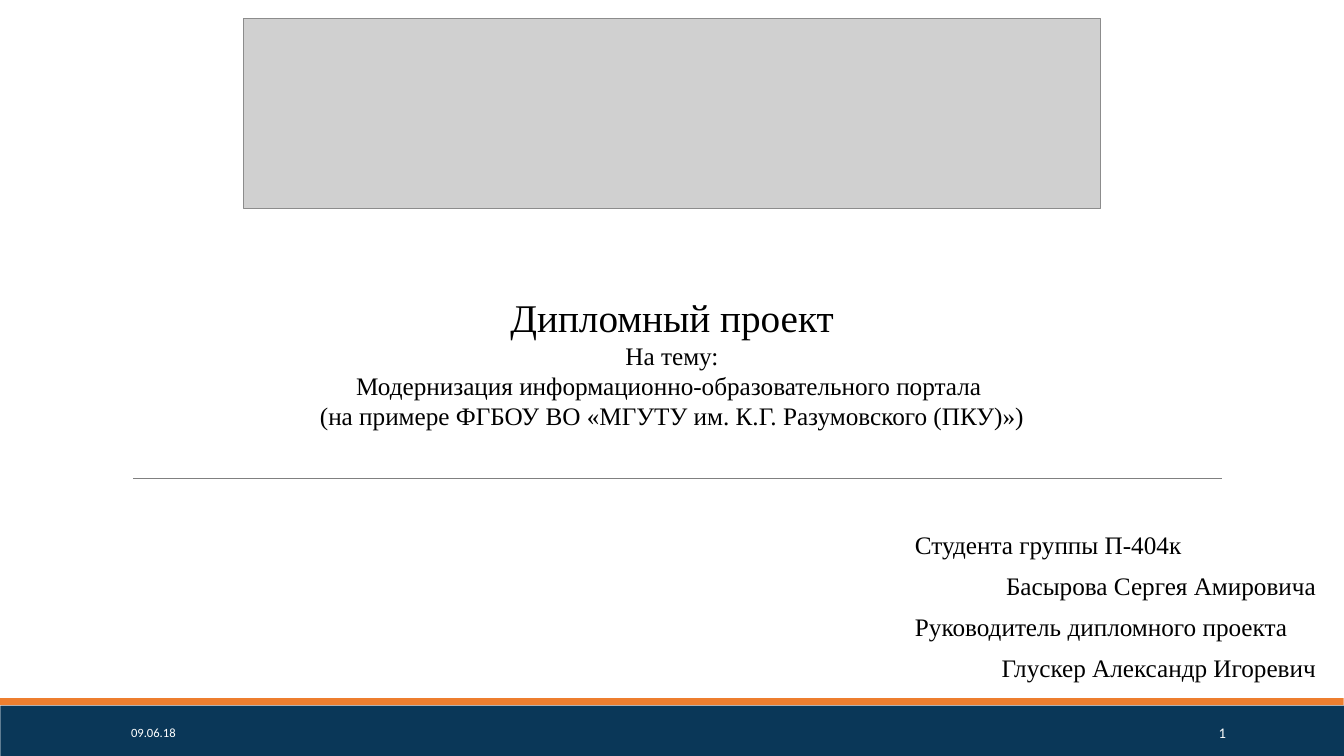
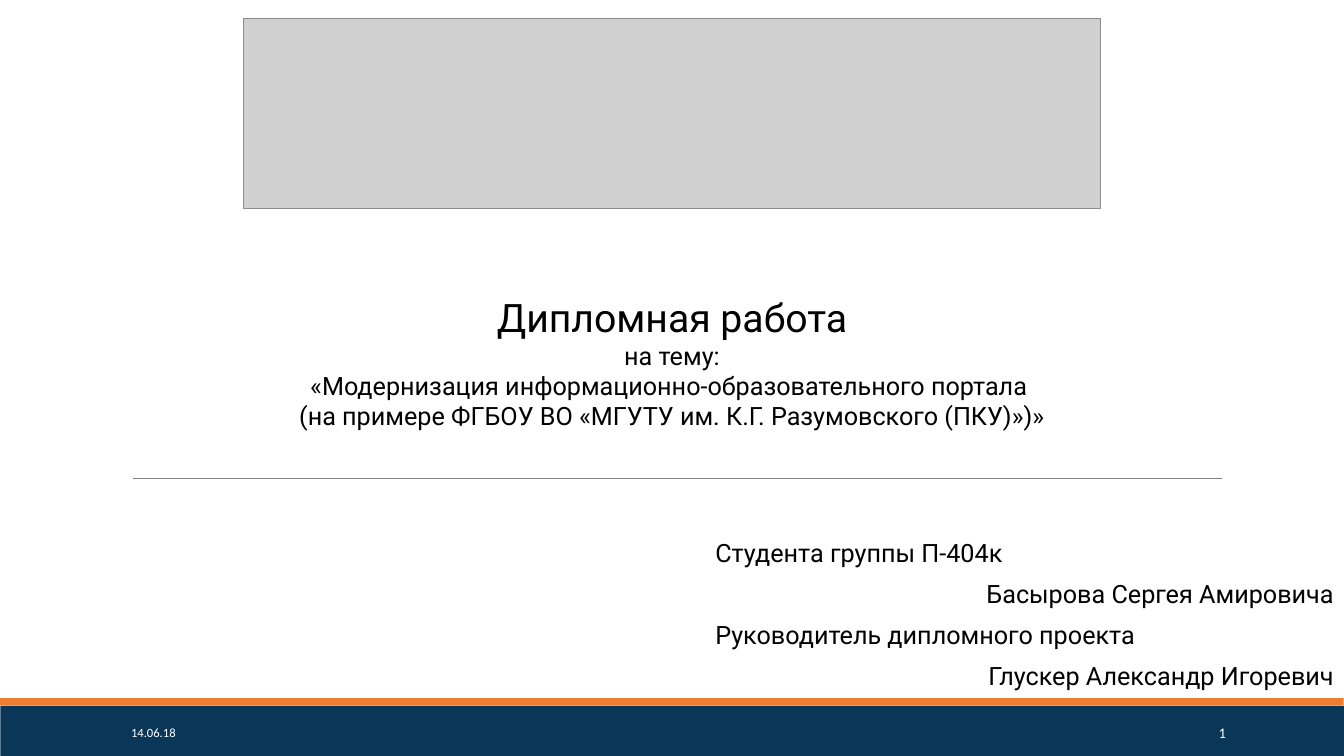
Before and after one commit to pmswga/ISC-EDUKIT, a slide deck: slide 1 of docs/15. ПЗ. ГЧ. Презентация.pptx. Drawn at 1344x756 pixels with LibreOffice and Linux fonts; fonts in the diff are those of the drawing; grey boxes stand for pictures. Boxes give left, top, right and bottom in pixels: in the first picture for what was removed or moved away, otherwise in the second. Text is boxed around its words. In the diff, an @@ line names an element or a change of style, - is before the commit and + after.

```diff
--- a/docs/15. ПЗ. ГЧ. Презентация.pptx
+++ b/docs/15. ПЗ. ГЧ. Презентация.pptx
@@ text at <box>299,302,1044,431</box>: text changed; font Times New Roman to Roboto @@
-Дипломный проект
-На тему:
-Модернизация информационно-образовательного портала
-(на примере ФГБОУ ВО «МГУТУ им. К.Г. Разумовского (ПКУ)»)
+Дипломная работа
+на тему:
+«Модернизация информационно-образовательного портала
+(на примере ФГБОУ ВО «МГУТУ им. К.Г. Разумовского (ПКУ)»)»
@@ table at <box>706,534,1344,698</box> @@
@@ font Times New Roman to Roboto @@
@@ table: place and size @@
-table at <box>905,527,1327,691</box>
+table at <box>706,534,1344,698</box>
@@ text at <box>131,728,176,737</box>: text changed @@
-09.06.18
+14.06.18
```
Also in this commit, not shown: 14 other slides changed, 9 other files.
